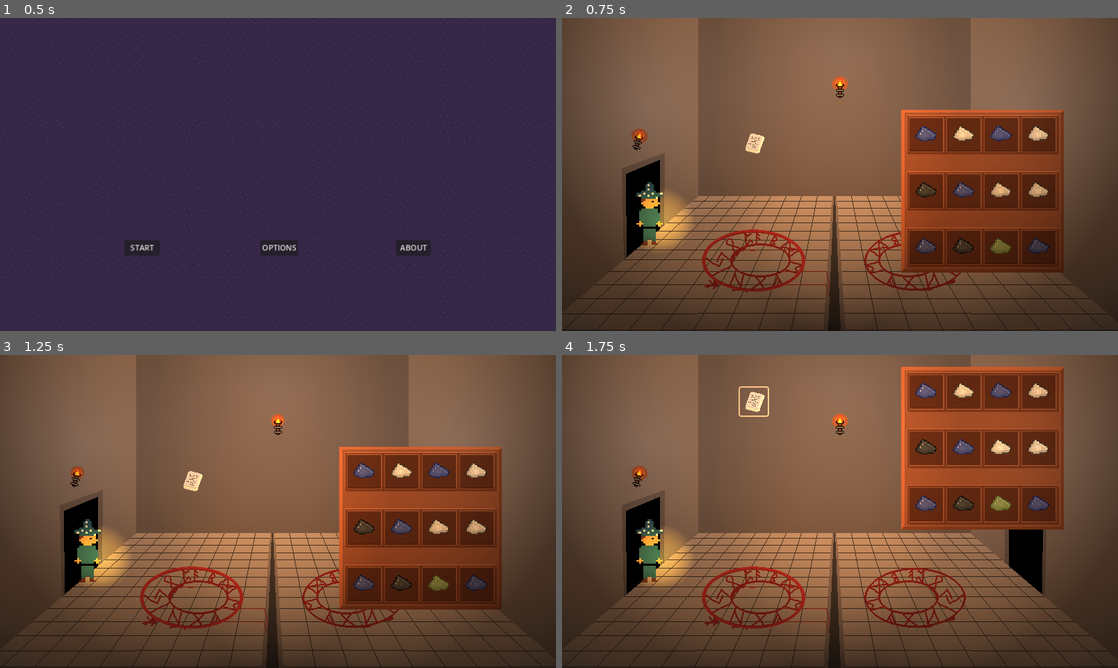
Above: before the commit, frames 1-4 (two rows, left to right).
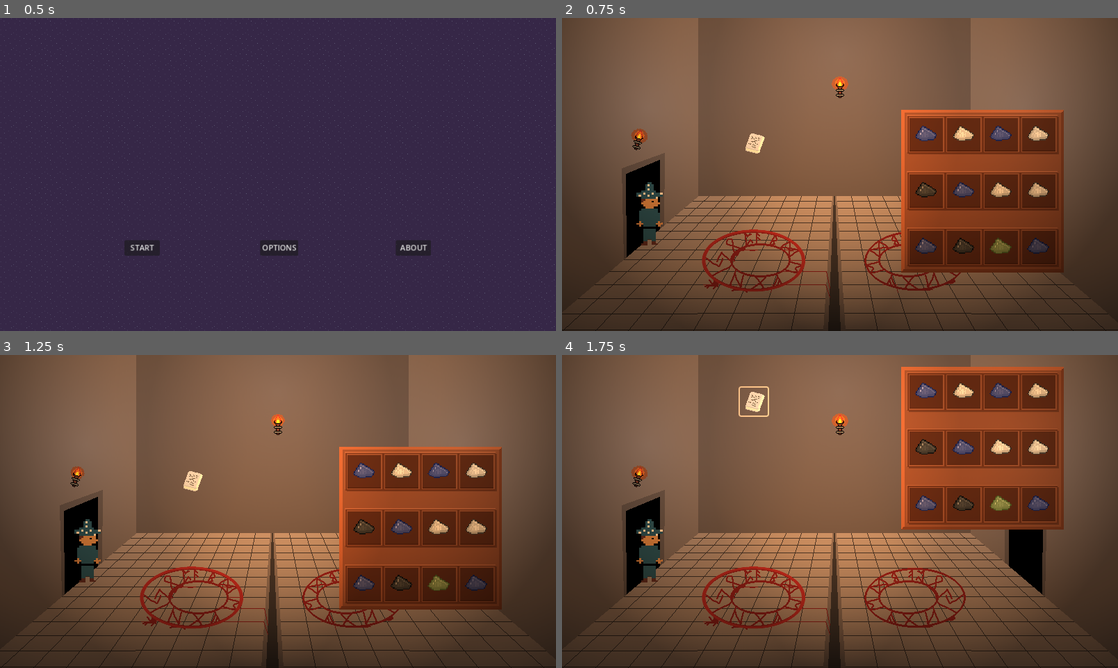
Above: after the commit, the same moments.

Repository: lewis785/ludum-dare-55
Game: Godot game, scene res://scenes/levels/main_menu.tscn
The game is run twice, just before and just after one commit, with the same random seed, the same clock (stepped at 60 frames per second) and the same inputs.
Inputs (mouse positions are in pixels of both pictures, inside the frame that each line leads up to):
- Up to frame 1 (0.5 s): no input
- Up to frame 2 (0.75 s): click "START" at 0.5 s
- Up to frame 3 (1.25 s): no input
- Up to frame 4 (1.75 s): click (756, 480) at 1.25 s

Frame 1 is identical in both runs. In frame 2, 1.3% of the frame differs, in the area x 13-24%, y 55-74%; in frame 3, 1.3%; in frame 4, 1.3%.

Commit message:
EDIT bug fix update. Also some wizardly stuff

Diff:
--- a/scenes/levels/room.tscn
+++ b/scenes/levels/room.tscn
@@ -59,6 +59,7 @@
 
 [node name="PointLight2D" type="PointLight2D" parent="Node2D/Path2D/PathFollow2D/Wizard"]
 position = Vector2(4.51565, 5.51432)
+enabled = false
 color = Color(0.956863, 0.87451, 0.247059, 1)
 energy = 13.36
 texture = ExtResource("5_1bhml")
--- a/scenes/levels/sliding_window.gd
+++ b/scenes/levels/sliding_window.gd
@@ -19,8 +19,8 @@
 var igniteSoundPlayed = 1
 var hissSoundPlayed = 1
 var walkSoundPlayed = 1
-var enableWizard = false
-
+var enableWizard = 0
+var flag = 1;
 #Camera set to 1.44
 func _ready():
 	_createNextRoom(0)
@@ -34,14 +34,21 @@
 	camera.position = camera_coordinates.move_toward(target_coordinates, cameraSpeed*delta)
 	camera.set_position(camera.position)
 	_createNextRoom(target)
-	if(enableWizard == true):
+	if(enableWizard == 1):
 		roomInstance1.find_child("Node2D").find_child("Path2D").find_child("PathFollow2D").progress+= wizardSpeed*delta
+		print(wizardSpeed*delta)
+	if(enableWizard == 2):
 		roomInstance2.find_child("Node2D").find_child("Path2D").find_child("PathFollow2D").progress+= wizardSpeed*delta
 		print(wizardSpeed*delta)
 
 func _createNextRoom(nextRoom):
 	var roomInstance = roomInstance1 if nextRoom % 2 == 0 else roomInstance2
 	var notRoomInstance = roomInstance2 if nextRoom % 2 == 0 else roomInstance1
+
+	if (nextRoom % 2 == 0):
+		flag = 2
+	else:
+		flag = 1
 
 	if(nextRoom > roomsMade):
 		roomInstance.position = Vector2((800*nextRoom), 0)
@@ -60,13 +67,18 @@
 		if(walkSoundPlayed == 0):
 			roomInstance.find_child("Torch0").find_child("Walking").play()
 			walkSoundPlayed = 1
-			enableWizard = true
+
+			enableWizard = flag
+			notRoomInstance.find_child("Node2D").find_child("Path2D").find_child("PathFollow2D").find_child("Wizard").find_child("PointLight2D").set_enabled(true)
+
 
 		target_coordinates = Vector2(400+(800*nextRoom), 225)
 		if(target_coordinates == camera_coordinates):
 			tempPleaseLewisDontHateMe+=1
 			if((tempPleaseLewisDontHateMe > 2) and (target_coordinates == camera_coordinates) and igniteSoundPlayed == 0):
-				enableWizard = false
+				enableWizard = 0
+				notRoomInstance.find_child("Node2D").find_child("Path2D").find_child("PathFollow2D").find_child("Wizard").find_child("PointLight2D").set_enabled(false)
+
 				roomInstance.find_child("Torch0").find_child("Ignite").play()
 				_setTorchesBrightness(roomInstance, 10.0)
 				tempPleaseLewisDontHateMe = 0
